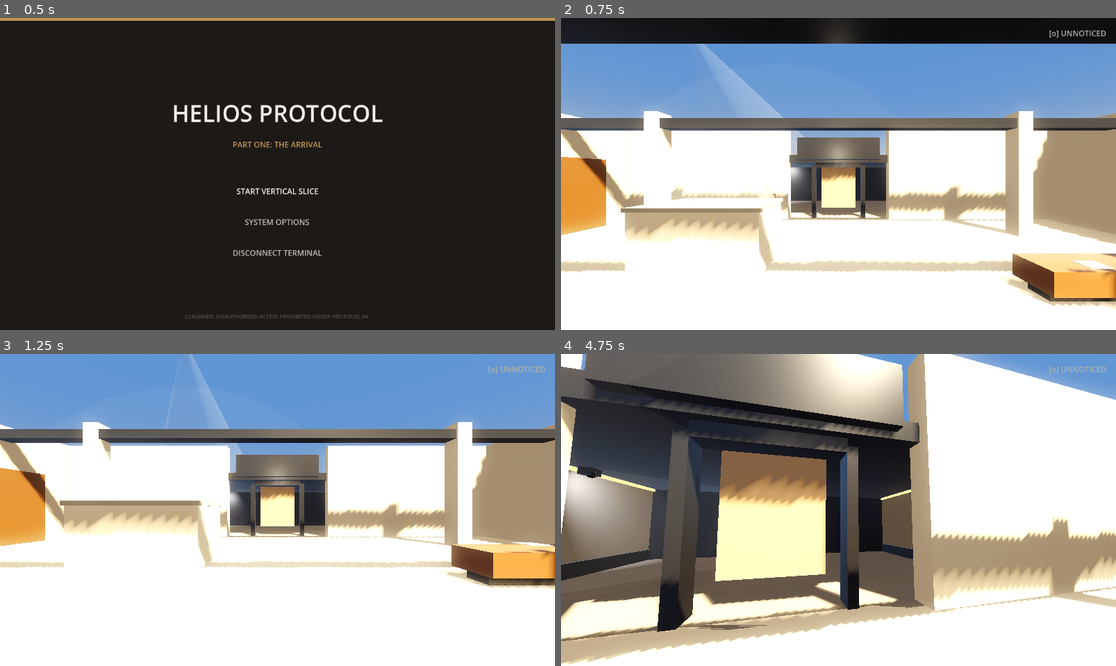
Above: before the commit, frames 1-4 (two rows, left to right).
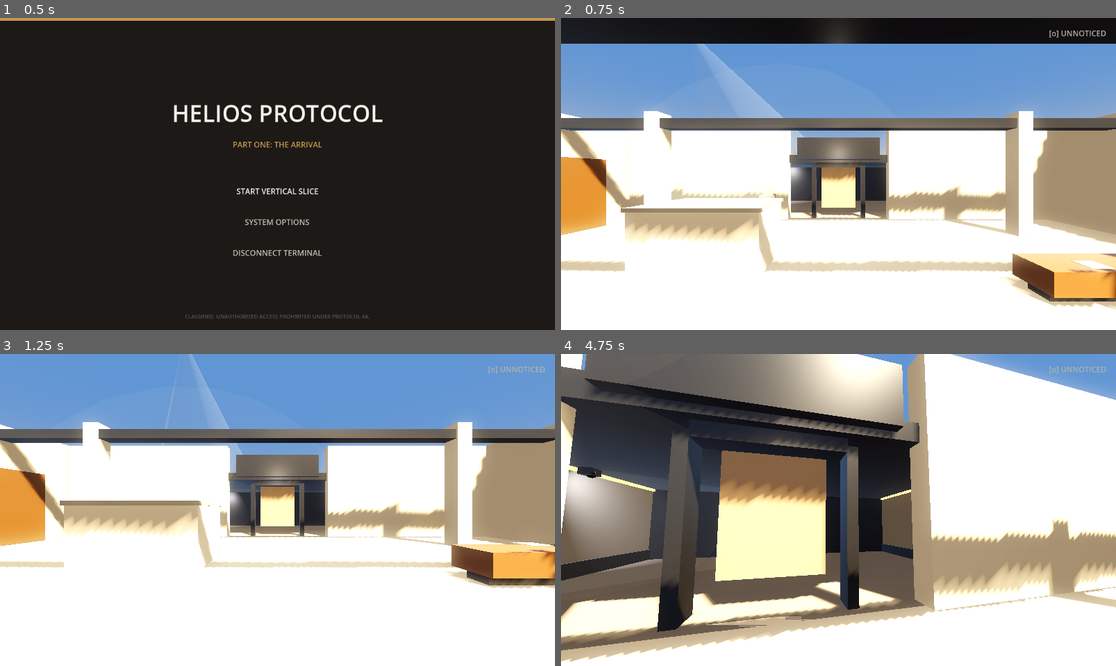
Above: after the commit, the same moments.

Repository: Adhiraaj-Deb/helios-protocol
Game: Godot game, scene res://scenes/core/boot.tscn
The game is run twice, just before and just after one commit, with the same random seed, the same clock (stepped at 60 frames per second) and the same inputs.
Inputs (mouse positions are in pixels of both pictures, inside the frame that each line leads up to):
- Up to frame 1 (0.5 s): no input
- Up to frame 2 (0.75 s): click "START VERTICAL SLICE" at 0.5 s
- Up to frame 3 (1.25 s): no input
- Up to frame 4 (4.75 s): tap Enter (ui_accept) at 1.25, 1.52, 2.27, 3.77, 4.52 s; move the mouse to (866, 510) at 1.27 s; hold Ctrl (crouch) 1.28-2.03 s; hold W (move_forward) from 1.28 s (still down); move the mouse to (810, 510) at 2.02 s; tap Space (dialogue_advance) at 2.1 s; move the mouse to (849, 503) at 2.77 s; tap I (evidence_toggle) at 2.85 s; move the mouse to (832, 516) at 3.52 s; tap F (inspect) at 3.6 s; move the mouse to (877, 513) at 4.27 s; tap E (interact) at 4.35 s

Frame 1 is identical in both runs. In frame 2, 1.7% of the frame differs, in the area x 0-100%, y 33-93%; in frame 3, 1.5%; in frame 4, 4.8%, in the area x 0-100%, y 12-100%.

Commit message:
Island: 4x scale, centered at origin, alpha-scissor removes black padding, full trimesh collision, room at Y+2

Diff:
--- a/scenes/main/solaris_isle.tscn
+++ b/scenes/main/solaris_isle.tscn
@@ -51,10 +51,9 @@
 script = ExtResource("4_loader")
 
 [node name="IslandGLB" parent="IslandTerrain" instance=ExtResource("1_island")]
-transform = Transform3D(0.002, 0, 0, 0, 0.002, 0, 0, 0, 0.002, -88, 0, -3.8)
 
 [node name="ExistingHouseScene" parent="." instance=ExtResource("2_house")]
-transform = Transform3D(1, 0, 0, 0, 1, 0, 0, 0, 1, 0, 0, 0)
+transform = Transform3D(1, 0, 0, 0, 1, 0, 0, 0, 1, 0, 2, 0)
 
 [node name="Player" parent="." instance=ExtResource("3_player")]
-transform = Transform3D(1, 0, 0, 0, 1, 0, 0, 0, 1, 0, 2, 0)
+transform = Transform3D(1, 0, 0, 0, 1, 0, 0, 0, 1, 0, 4, 0)
--- a/scripts/world/island_loader.gd
+++ b/scripts/world/island_loader.gd
@@ -1,62 +1,108 @@
 extends Node3D
 
 # ============================================================
-# IslandLoader – attaches to the IslandTerrain Node3D
-# Finds all MeshInstance3D children inside the instanced GLB,
-# applies the texture, and generates trimesh collision.
+# IslandLoader
+# - Scales island 4x (0.008 total)
+# - Centers island at world origin
+# - Applies alpha-scissor material to cut black padding
+# - Generates trimesh collision on every mesh surface
+# - Disables fog
 # ============================================================
 
+const SCALE: float = 0.008        # 4x the previous 0.002
+const ALPHA_CUTOFF: float = 0.08  # Black pixels (< 8% brightness) become invisible
+
+# GLB raw bounds: X=88055, Z=68487 → at scale 0.008: 704m × 548m
+# Center offsets cancel the [0..max] range so island is at world origin
+const OFFSET_X: float = -(88055.0 * SCALE / 2.0)   # -352.22
+const OFFSET_Z: float = -(68487.0 * SCALE / 2.0)   # -273.95
+
 func _ready() -> void:
-	# Move the island to a clean position in world space.
-	# The room spawns at origin; the island sits 500 m to the side.
-	global_position = Vector3(500, 0, 0)
+	# This node sits at world origin; the GLB child handles its own offset
+	global_position = Vector3.ZERO
+	call_deferred("_setup")
 
-	# Disable fog so the island is visible from the room
-	call_deferred("_setup_fog")
-	call_deferred("_build_collision")
+func _setup() -> void:
+	_disable_fog()
+	_configure_island_glb()
 
-func _setup_fog() -> void:
+# ----------------------------------------------------------
+func _disable_fog() -> void:
 	var we := get_tree().root.find_child("WorldEnvironment", true, false) as WorldEnvironment
 	if we and we.environment:
 		we.environment.fog_enabled = false
 
-func _build_collision() -> void:
-	# Load the texture once
-	var tex: Texture2D = load("res://assets/models/island/Island_0.png")
-	if tex == null:
-		push_error("IslandLoader: Island_0.png not found!")
+# ----------------------------------------------------------
+func _configure_island_glb() -> void:
+	# The child "IslandGLB" is the instanced PackedScene from Island.glb
+	var island_glb := get_node_or_null("IslandGLB") as Node3D
+	if island_glb == null:
+		push_error("IslandLoader: child 'IslandGLB' not found!")
+		return
 
-	var meshes_found := 0
-	_process_node(self, tex, meshes_found)
+	# Apply 4x scale and center the island at world origin
+	island_glb.transform = Transform3D(
+		Basis().scaled(Vector3(SCALE, SCALE, SCALE)),
+		Vector3(OFFSET_X, 0.0, OFFSET_Z)
+	)
 
-	if meshes_found == 0:
-		push_error("IslandLoader: No MeshInstance3D found inside the GLB!")
-	else:
-		print("IslandLoader: Done – processed %d mesh(es) with collision and texture." % meshes_found)
+	# Walk the GLB subtree: fix material transparency + add collision
+	var mesh_count := 0
+	_process_node(island_glb, mesh_count)
+	print("IslandLoader: configured %d mesh(es). Island is %.0fm × %.0fm." % [
+		mesh_count,
+		88055.0 * SCALE,
+		68487.0 * SCALE
+	])
 
-func _process_node(node: Node, tex: Texture2D, meshes_found: int) -> void:
+# ----------------------------------------------------------
+func _process_node(node: Node, mesh_count: int) -> void:
 	if node is MeshInstance3D:
 		var mi := node as MeshInstance3D
 		if mi.mesh != null:
-			# Apply texture material
-			if tex:
+			# Fix material: use the GLB's own embedded material but enable alpha scissor
+			# to cut away the black UV padding regions
+			for s in range(mi.mesh.get_surface_count()):
+				var original_mat := mi.mesh.surface_get_material(s)
 				var mat := StandardMaterial3D.new()
-				mat.albedo_texture = tex
-				mat.transparency = BaseMaterial3D.TRANSPARENCY_DISABLED
-				mat.cull_mode = BaseMaterial3D.CULL_DISABLED
-				for s in range(mi.mesh.get_surface_count()):
-					mi.set_surface_override_material(s, mat)
 
-			# Build exact trimesh collision — add StaticBody3D as sibling
-			# (Adding as child of MeshInstance3D also works and is simpler)
-			var sb := StaticBody3D.new()
-			sb.collision_layer = 1
-			sb.collision_mask = 0
-			var cs := CollisionShape3D.new()
-			cs.shape = mi.mesh.create_trimesh_shape()
-			sb.add_child(cs)
-			mi.add_child(sb)
-			meshes_found += 1
+				# Copy base color texture from original if available
+				if original_mat is BaseMaterial3D:
+					mat.albedo_texture = (original_mat as BaseMaterial3D).albedo_texture
+				elif original_mat is ShaderMaterial:
+					# Fallback: try albedo param
+					var t = original_mat.get_shader_parameter("albedo_texture")
+					if t: mat.albedo_texture = t
+
+				# Alpha scissor: discard pixels where luminance < threshold
+				# Black padding pixels will be invisible, island stays solid
+				mat.transparency = BaseMaterial3D.TRANSPARENCY_ALPHA_SCISSOR
+				mat.alpha_scissor_threshold = ALPHA_CUTOFF
+				mat.cull_mode = BaseMaterial3D.CULL_BACK
+				mat.roughness = 0.85
+				mat.metallic = 0.0
+
+				mi.set_surface_override_material(s, mat)
+
+			# Add solid trimesh collision as a StaticBody3D child of this MeshInstance3D
+			# (Inherits the mesh's local transform automatically)
+			if not _has_static_body(mi):
+				var sb := StaticBody3D.new()
+				sb.collision_layer = 1
+				sb.collision_mask = 0
+				sb.name = "IslandCollision"
+				var cs := CollisionShape3D.new()
+				cs.shape = mi.mesh.create_trimesh_shape()
+				sb.add_child(cs)
+				mi.add_child(sb)
+
+			mesh_count += 1
 
 	for child in node.get_children():
-		_process_node(child, tex, meshes_found)
+		_process_node(child, mesh_count)
+
+func _has_static_body(node: Node) -> bool:
+	for c in node.get_children():
+		if c is StaticBody3D:
+			return true
+	return false
